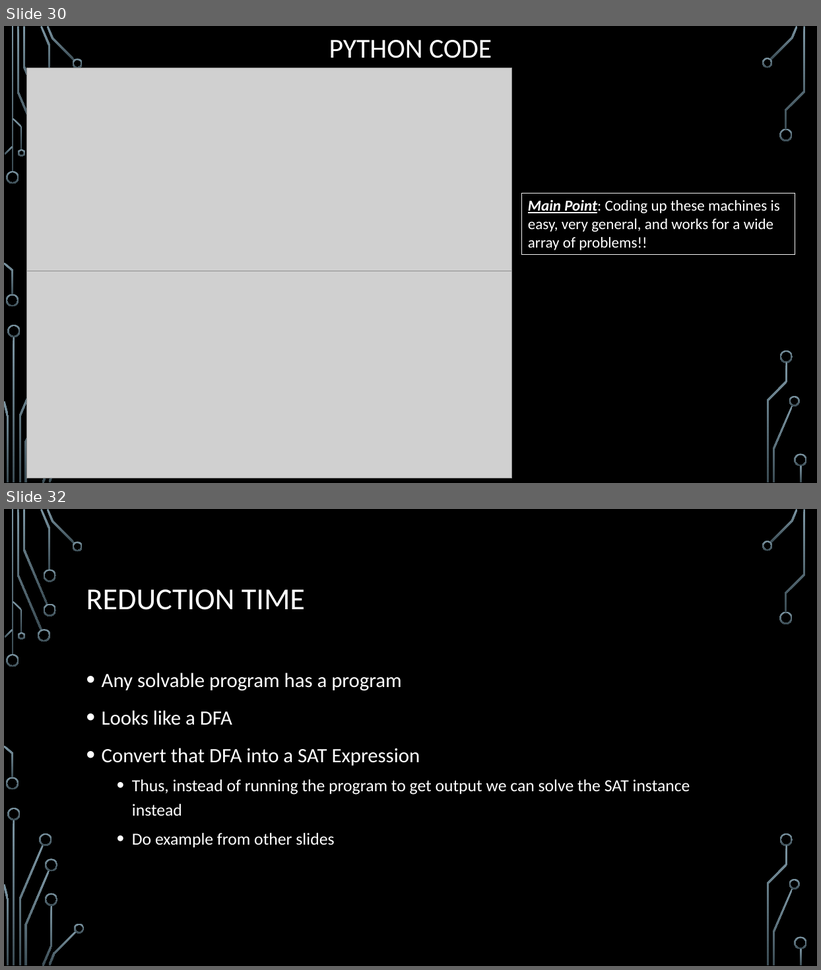
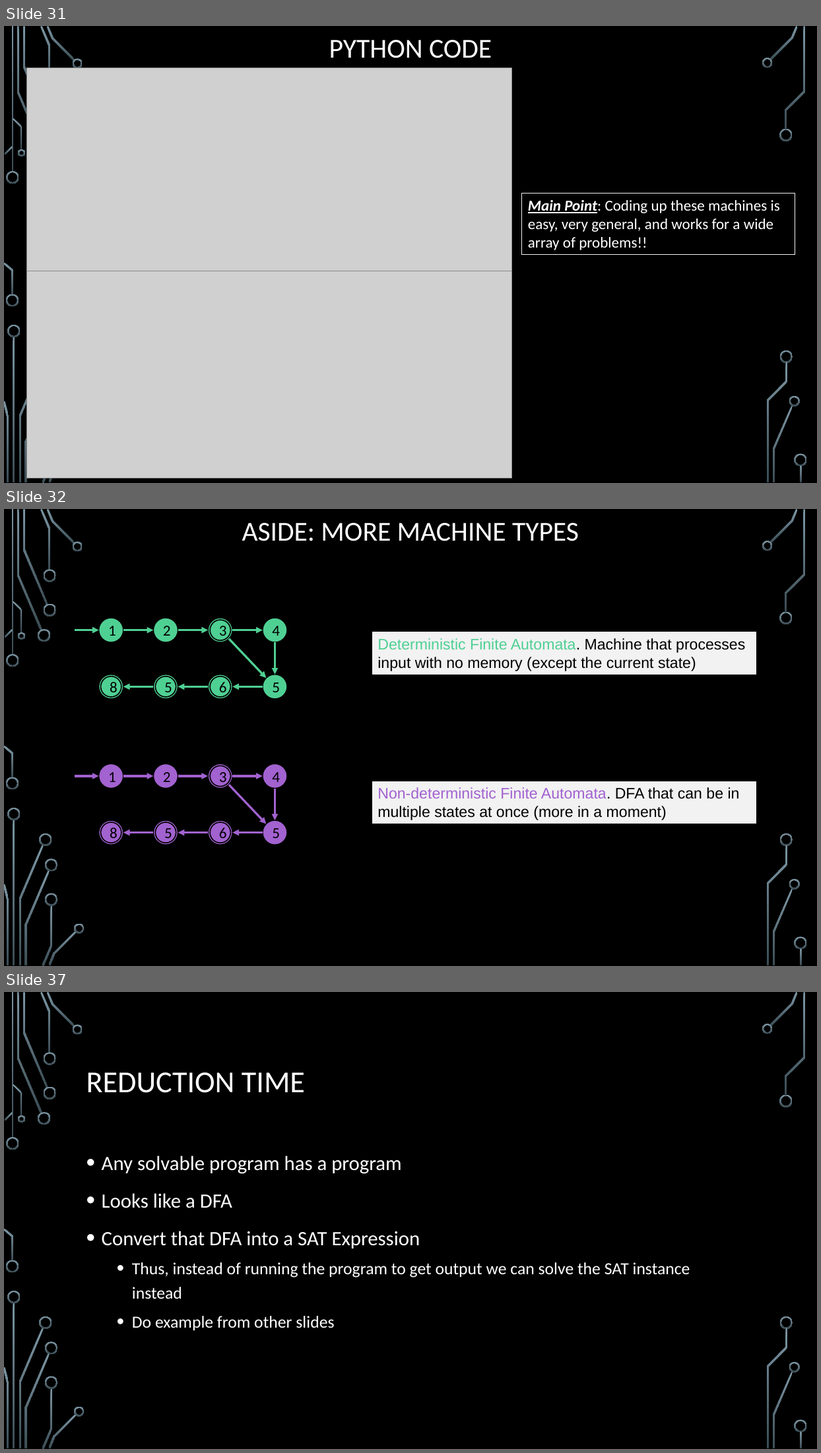
Before and after one commit to markfloryan/dsa2, a slide deck: slides/06-3-Hardness.pptx. Shown one above the other, each under a label of ours: slides 30 and 32 before the commit, slides 31, 32 and 37 after it; the slides between them are not shown. The pictures are 821x970 and 821x1453 pixels, drawn with LibreOffice and Linux fonts; fonts in the diff are those of the drawing; grey boxes stand for pictures; background and template pictures are left out. Boxes give left, top, right and bottom in pixels: in the first picture for what was removed or moved away, otherwise in the second. Text is boxed around its words. In the diff, an @@ line names an element or a change of style, - is before the commit and + after.

```diff
--- a/slides/06-3-Hardness.pptx
+++ b/slides/06-3-Hardness.pptx
@@ slide 32 added at <box>4,509,817,966</box>, background picture (left out); not listed: 36 template elements that a slide beside it also shows @@
@@ title added at <box>242,523,579,541</box>, 32.4 pt, text #FFFFFF @@
+ASIDE: MORE MACHINE TYPES
@@ rectangle added at <box>372,632,757,675</box>, fill #F2F2F2, outline #000000 0.75 pt, 18 pt, text #000000 @@
+Deterministic Finite Automata. Machine that processes input with no memory (except the current state)
@@ group added at <box>74,618,287,698</box>: 12 ellipses, 9 arrows @@
+1
+2
+3
+4
+8
+7
+6
+5
+3
+6
+5
+8
@@ rectangle added at <box>372,781,757,824</box>, fill #F2F2F2, outline #000000 0.75 pt, 18 pt, text #000000 @@
+Non-deterministic Finite Automata. DFA that can be in multiple states at once (more in a moment)
@@ group added at <box>74,764,287,845</box>: 12 ellipses, 9 arrows @@
+1
+2
+3
+4
+8
+7
+6
+5
+3
+6
+5
+8
@@ what was slide 30 is now slide 31 @@
@@ what was slide 32 is now slide 37 @@
```
Also in this commit, not shown: 1 slide changed, 5 other slides added, 1 slide removed, 6 other files.
